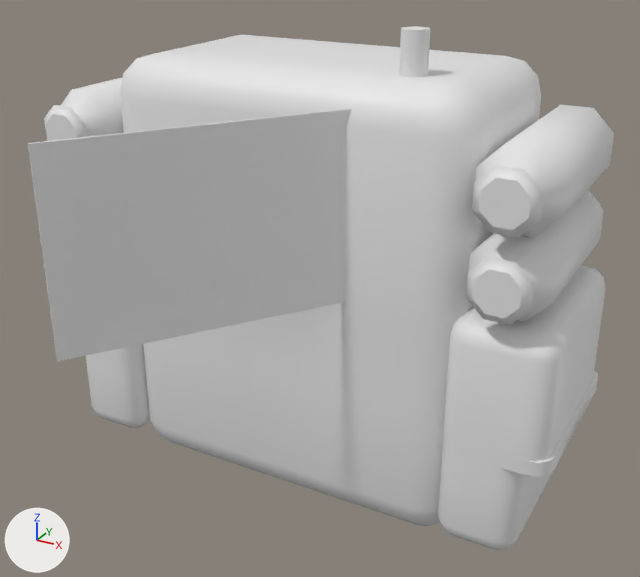
The FBX model GraphicResource/Weapon/Player_Bag/BackPack03_Anim.fbx as it was, and as the next commit left it.
Camera for both pictures: a camera (50 mm lens) standing at (50.0, -79.0, 43.3) and looking at (4.3, 4.1, 1.7). The lights are fixed; the arrows at lower left show +X, +Y and +Z. Where no turn or scale is listed for an object, it has been applied to the vertices.

Names of what the first picture shows: 'HealPack', 'Poll'.
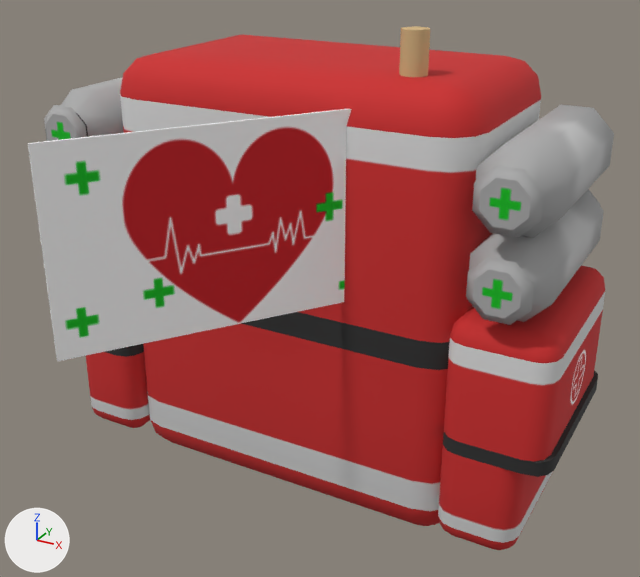
What differs and where, as boxes [x1, y1, x2, y2] in the pictures (640 x 577 px):
'HealPack', recoloured
    both: [44, 35, 614, 550]
'Poll', recoloured
    both: [28, 26, 430, 361]

The change, as a diff of the scene's bpy script:
```diff
--- a/GraphicResource/Weapon/Player_Bag/BackPack03_Anim.fbx.py
+++ b/GraphicResource/Weapon/Player_Bag/BackPack03_Anim.fbx.py
@@ img_506_backpack03_diffuse_png @@
+img_506_backpack03_diffuse_png = load_image('506_Backpack03_Diffuse.png', 'Texture/506_Backpack03_Diffuse.png', 2048, 2048, 'sRGB')
@@ mat_14___polished_aluminum @@
+mat_14___polished_aluminum = principled_material('14 - Polished Aluminum')
+mat_14___polished_aluminum.texture = img_506_backpack03_diffuse_png
+mat_14___polished_aluminum.roughness = 0.859
@@ me_mesh @@
 me_mesh.from_pydata(...)  # 1204 vertices, 2380 faces; spans x -33.9..33.9, y -2.4..28.9, z -26.7..26.7
+me_mesh.materials.append(mat_14___polished_aluminum)  # picture img_506_backpack03_diffuse_png
@@ me_mesh_001 @@
 me_mesh_001.from_pydata(...)  # 178 vertices, 330 faces; spans x -22.6..2.2, y -31.9..2.2, z -26.7..26.7
+me_mesh_001.materials.append(mat_14___polished_aluminum)  # picture img_506_backpack03_diffuse_png
```
